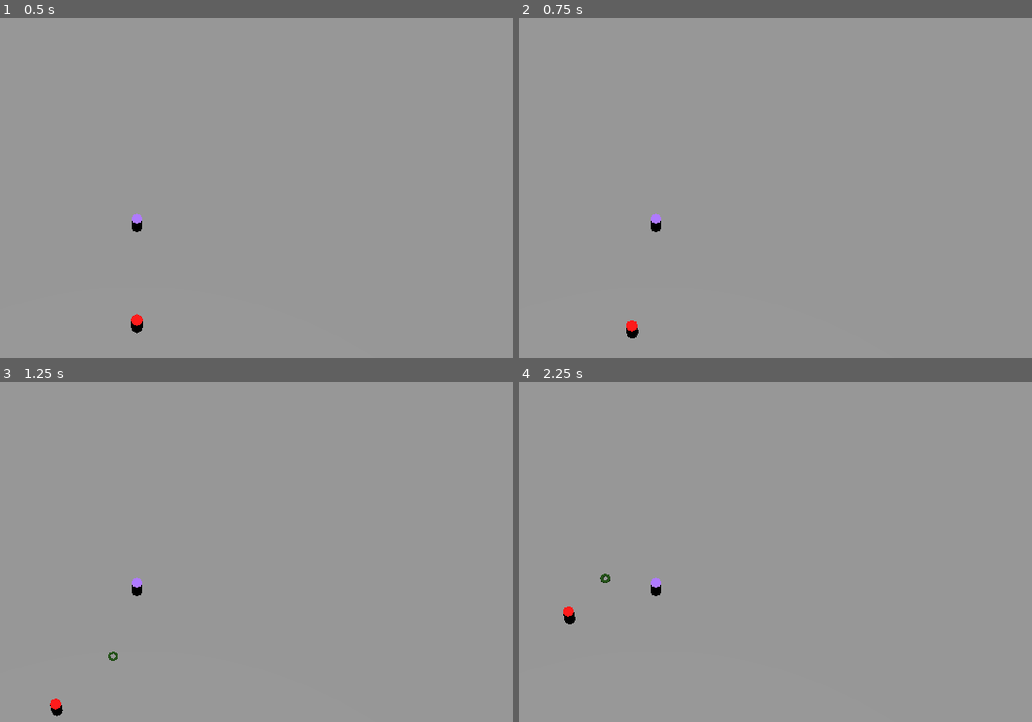
Above: before the commit, frames 1-4 (two rows, left to right).
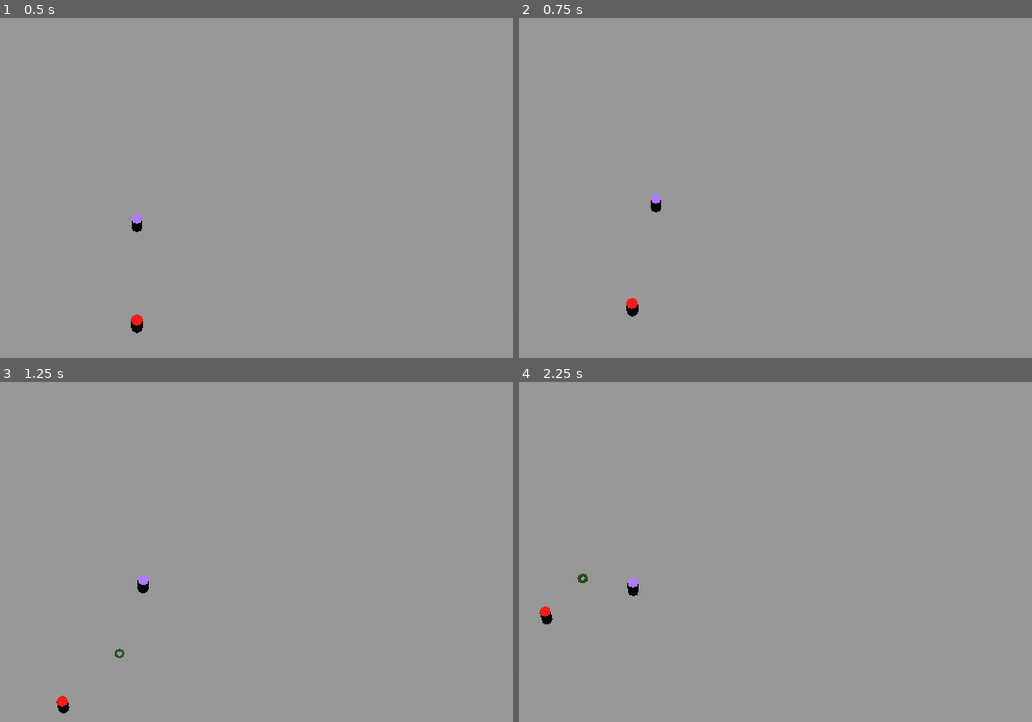
Above: after the commit, the same moments.

Repository: Paladinking/Field_Necromancer
Game: Godot game, scene res://main.tscn
The game is run twice, just before and just after one commit, with the same random seed, the same clock (stepped at 60 frames per second) and the same inputs.
Inputs:
- Up to frame 1 (0.5 s): no input
- Up to frame 2 (0.75 s): tap Enter at 0.5 s; hold D (go_right) from 0.53 s (still down); tap Down (look_down) at 0.6 s
- Up to frame 3 (1.25 s): keep holding D (go_right); tap Left (look_left) at 0.8 s
- Up to frame 4 (2.25 s): release D (go_right) at 1.28 s; hold S (go_down) 1.28-2.03 s; tap Left (look_left) at 1.35 s; tap Right (look_right) at 1.55, 2.1 s; hold D (go_right) from 2.03 s (still down)

Frame 1 is identical in both runs. In frame 2, 0.4% of the frame differs, in the area x 20-28%, y 51-95%; in frame 3, 0.3%; in frame 4, 0.5%, in the area x 4-28%, y 56-72%.

Commit message:
camera motion is possible

Diff:
--- a/Characters/grave.gd
+++ b/Characters/grave.gd
@@ -48,6 +48,7 @@
 			creature_to_spawn = preload("res://Characters/zombie.tscn")
 		"skeleton":
 			print("not implemented yet")
+			#creature_to_spawn = preload("res://Characters/skeleton.tscn")
 
 
 func spawn_character():
--- a/Characters/player.gd
+++ b/Characters/player.gd
@@ -2,6 +2,10 @@
 
 
 const SPEED = 10.0
+const MAX_LOOK_DISTANCE = 10.0
+
+var camera_offset = Vector3.ZERO
+
 
 # Get the gravity from the project settings to be synced with RigidBody nodes.
 var gravity = ProjectSettings.get_setting("physics/3d/default_gravity")
@@ -15,6 +19,11 @@
 			if position.distance_squared_to(grave.position) < position.distance_squared_to(closest_grave.position):
 				closest_grave = grave
 		closest_grave.spawn_character()
+
+	var look_dir = Input.get_vector("look_left", "look_right", "look_up", "look_down")
+	var target = transform.basis * Vector3(look_dir.x, 0, look_dir.y) * MAX_LOOK_DISTANCE
+	camera_offset += (target - camera_offset) / 15
+	#camera_offset = camera_offset.clamp(target, target)
 
 
 func _physics_process(delta):
--- a/main.gd
+++ b/main.gd
@@ -12,7 +12,7 @@
 
 # Called every frame. 'delta' is the elapsed time since the previous frame.
 func _process(delta):
-	$Camera3D.position = $Player.position + CAMERA_OFFSET
+	$Camera3D.position = $Player.position + CAMERA_OFFSET + $Player.camera_offset
 
 
 func _unhandled_key_input(event):
--- a/project.godot
+++ b/project.godot
@@ -29,50 +29,60 @@
 go_left={
 "deadzone": 0.5,
 "events": [Object(InputEventKey,"resource_local_to_scene":false,"resource_name":"","device":-1,"window_id":0,"alt_pressed":false,"shift_pressed":false,"ctrl_pressed":false,"meta_pressed":false,"pressed":false,"keycode":0,"physical_keycode":65,"key_label":0,"unicode":97,"echo":false,"script":null)
+, Object(InputEventJoypadMotion,"resource_local_to_scene":false,"resource_name":"","device":-1,"axis":0,"axis_value":-1.0,"script":null)
 ]
 }
 go_right={
 "deadzone": 0.5,
 "events": [Object(InputEventKey,"resource_local_to_scene":false,"resource_name":"","device":-1,"window_id":0,"alt_pressed":false,"shift_pressed":false,"ctrl_pressed":false,"meta_pressed":false,"pressed":false,"keycode":0,"physical_keycode":68,"key_label":0,"unicode":100,"echo":false,"script":null)
+, Object(InputEventJoypadMotion,"resource_local_to_scene":false,"resource_name":"","device":-1,"axis":0,"axis_value":1.0,"script":null)
 ]
 }
 go_up={
 "deadzone": 0.5,
 "events": [Object(InputEventKey,"resource_local_to_scene":false,"resource_name":"","device":-1,"window_id":0,"alt_pressed":false,"shift_pressed":false,"ctrl_pressed":false,"meta_pressed":false,"pressed":false,"keycode":0,"physical_keycode":87,"key_label":0,"unicode":119,"echo":false,"script":null)
+, Object(InputEventJoypadMotion,"resource_local_to_scene":false,"resource_name":"","device":-1,"axis":1,"axis_value":-1.0,"script":null)
 ]
 }
 go_down={
 "deadzone": 0.5,
 "events": [Object(InputEventKey,"resource_local_to_scene":false,"resource_name":"","device":-1,"window_id":0,"alt_pressed":false,"shift_pressed":false,"ctrl_pressed":false,"meta_pressed":false,"pressed":false,"keycode":0,"physical_keycode":83,"key_label":0,"unicode":115,"echo":false,"script":null)
+, Object(InputEventJoypadMotion,"resource_local_to_scene":false,"resource_name":"","device":-1,"axis":1,"axis_value":1.0,"script":null)
 ]
 }
 dig={
 "deadzone": 0.5,
 "events": [Object(InputEventKey,"resource_local_to_scene":false,"resource_name":"","device":-1,"window_id":0,"alt_pressed":false,"shift_pressed":false,"ctrl_pressed":false,"meta_pressed":false,"pressed":false,"keycode":0,"physical_keycode":32,"key_label":0,"unicode":32,"echo":false,"script":null)
+, Object(InputEventJoypadButton,"resource_local_to_scene":false,"resource_name":"","device":-1,"button_index":0,"pressure":0.0,"pressed":true,"script":null)
 ]
 }
 attack={
 "deadzone": 0.5,
 "events": [Object(InputEventKey,"resource_local_to_scene":false,"resource_name":"","device":-1,"window_id":0,"alt_press …(182 unchanged characters)…
+, Object(InputEventJoypadButton,"resource_local_to_scene":false,"resource_name":"","device":-1,"button_index":2,"pressure":0.0,"pressed":true,"script":null)
 ]
 }
 look_left={
 "deadzone": 0.5,
 "events": [Object(InputEventKey,"resource_local_to_scene":false,"resource_name":"","device":-1,"window_id":0,"alt_press …(182 unchanged characters)…
+, Object(InputEventJoypadMotion,"resource_local_to_scene":false,"resource_name":"","device":-1,"axis":2,"axis_value":-1.0,"script":null)
 ]
 }
 look_right={
 "deadzone": 0.5,
 "events": [Object(InputEventKey,"resource_local_to_scene":false,"resource_name":"","device":-1,"window_id":0,"alt_press …(182 unchanged characters)…
+, Object(InputEventJoypadMotion,"resource_local_to_scene":false,"resource_name":"","device":-1,"axis":2,"axis_value":1.0,"script":null)
 ]
 }
 look_up={
 "deadzone": 0.5,
 "events": [Object(InputEventKey,"resource_local_to_scene":false,"resource_name":"","device":-1,"window_id":0,"alt_press …(182 unchanged characters)…
+, Object(InputEventJoypadMotion,"resource_local_to_scene":false,"resource_name":"","device":-1,"axis":3,"axis_value":-1.0,"script":null)
 ]
 }
 look_down={
 "deadzone": 0.5,
 "events": [Object(InputEventKey,"resource_local_to_scene":false,"resource_name":"","device":-1,"window_id":0,"alt_press …(182 unchanged characters)…
+, Object(InputEventJoypadMotion,"resource_local_to_scene":false,"resource_name":"","device":-1,"axis":3,"axis_value":1.0,"script":null)
 ]
 }
Binary file added: Assets/Buildings/church_lofi.glb
Not shown, added: Assets/Buildings/church_lofi.glb.import
Binary file added: Assets/Buildings/hus_big_lofi.glb
Not shown, added: Assets/Buildings/hus_big_lofi.glb.import
Binary file added: Assets/Buildings/hus_med_lofi.glb
Not shown, added: Assets/Buildings/hus_med_lofi.glb.import
Binary file added: Assets/Buildings/hus_small_lofi.glb
Not shown, added: Assets/Buildings/hus_small_lofi.glb.import
Binary file added: Assets/Characters/gravestone.glb
Not shown, added: Assets/Characters/gravestone.glb.import
Binary file added: Assets/Characters/gravestone_Grav_textur.png
Not shown, added: Assets/Characters/gravestone_Grav_textur.png.import
(and 2 more such lines)
